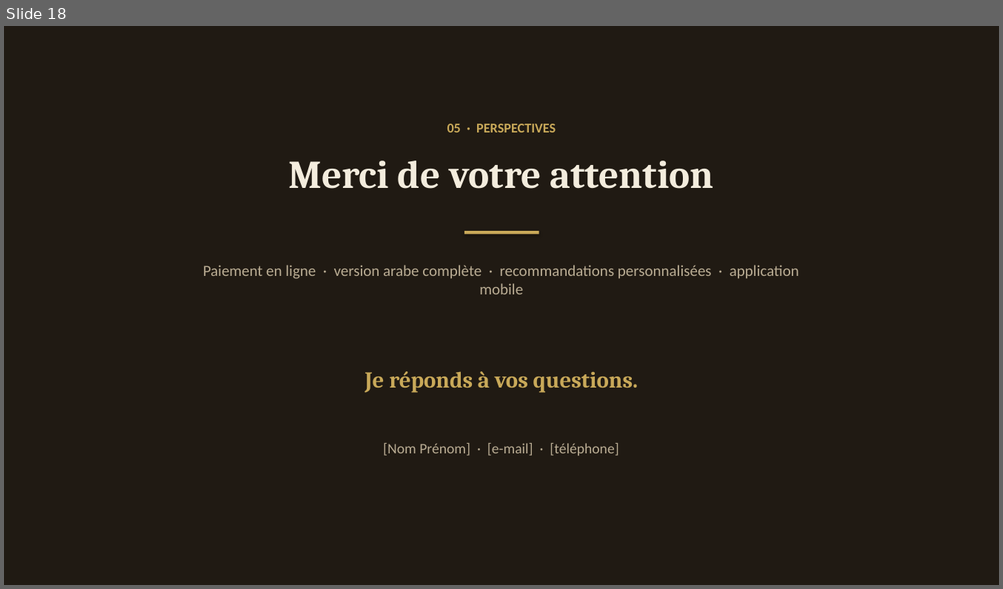
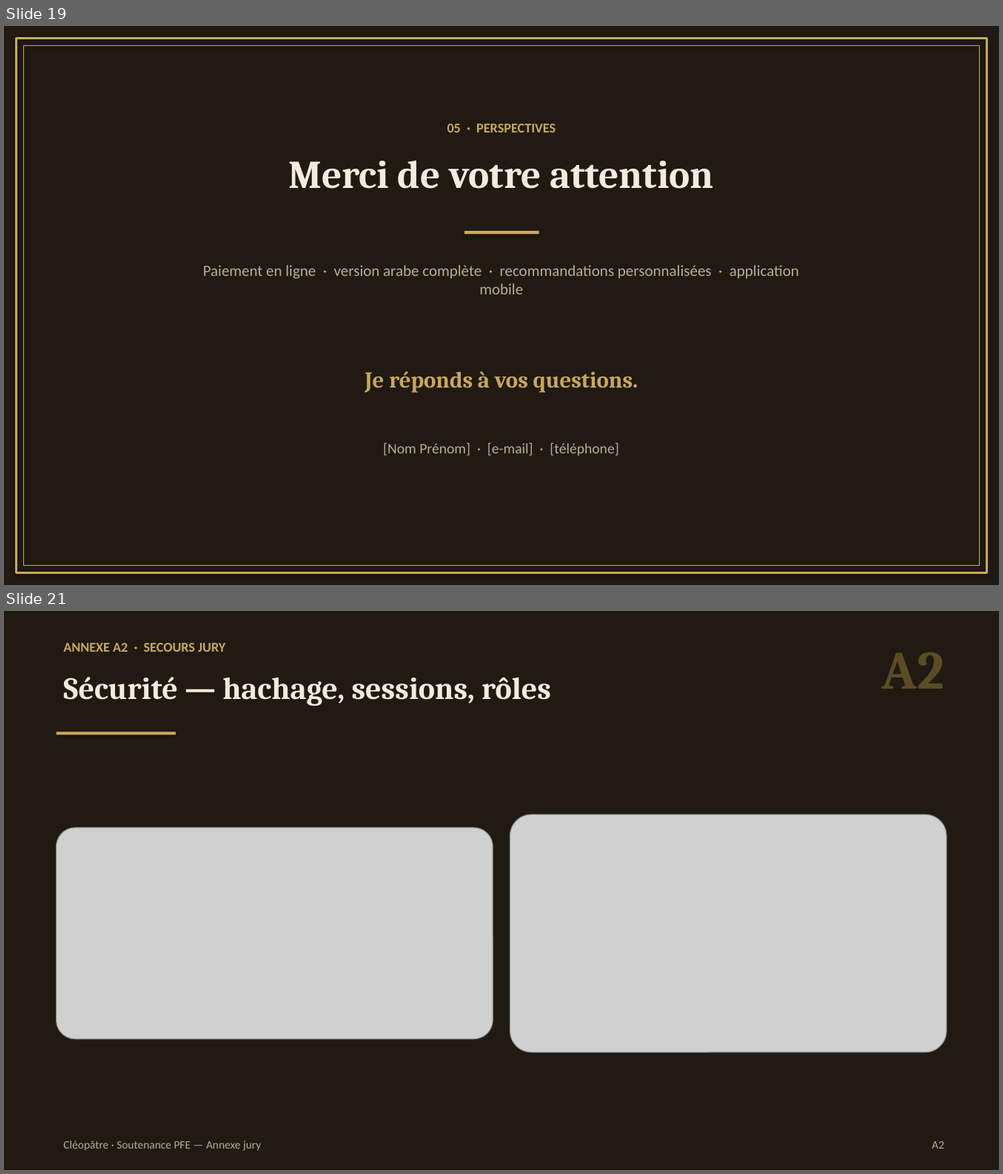
Before and after one commit to Nsm77/cleo-final, a slide deck: soutenance/Soutenance_PFE_Cleopatre.pptx. Shown one above the other, each under a label of ours: slide 18 before the commit, slides 19 and 21 after it; the slides between them are not shown. The pictures are 1003x589 and 1003x1174 pixels, drawn with LibreOffice and Linux fonts; fonts in the diff are those of the drawing; grey boxes stand for pictures. Boxes give left, top, right and bottom in pixels: in the first picture for what was removed or moved away, otherwise in the second. Text is boxed around its words. In the diff, an @@ line names an element or a change of style, - is before the commit and + after.

Commit message:
Next level: rapport 104p cliquable + dos, soutenance 23 diapos (démo + secours jury)

```diff
--- a/soutenance/Soutenance_PFE_Cleopatre.pptx
+++ b/soutenance/Soutenance_PFE_Cleopatre.pptx
@@ slide 21 added at <box>4,611,999,1170</box>, background #FFFFFF @@
@@ rectangle added at <box>4,611,999,1170</box>, fill #201A13 @@
@@ text added at <box>63,643,225,652</box>, 13 pt, text #C9A959, bold @@
+ANNEXE A2 · SECOURS JURY
@@ text added at <box>882,652,944,689</box>, 52 pt, text #5A4C24, bold @@
+A2
@@ text added at <box>63,677,551,706</box>, 30 pt, text #F3ECDD, bold @@
+Sécurité — hachage, sessions, rôles
@@ rectangle added at <box>57,732,176,735</box>, fill #C9A959 @@
@@ picture added at <box>57,828,492,1040</box> @@
@@ picture added at <box>510,815,946,1053</box> @@
@@ text added at <box>63,1141,261,1151</box>, 11 pt, text #B9AC93 @@
+Cléopâtre · Soutenance PFE — Annexe jury
@@ text added at <box>931,1142,944,1149</box>, 11 pt, text #B9AC93 @@
+A2
@@ what was slide 18 is now slide 19 @@
@@ slide 19 changed as well @@
@@ rectangle added at <box>16,38,987,574</box>, outline #C9A959 2 pt @@
@@ rectangle added at <box>23,45,979,566</box>, outline #C9A959 0.75 pt @@
```
Also in this commit, not shown: 17 other slides changed, 4 other slides added, 4 other files.
